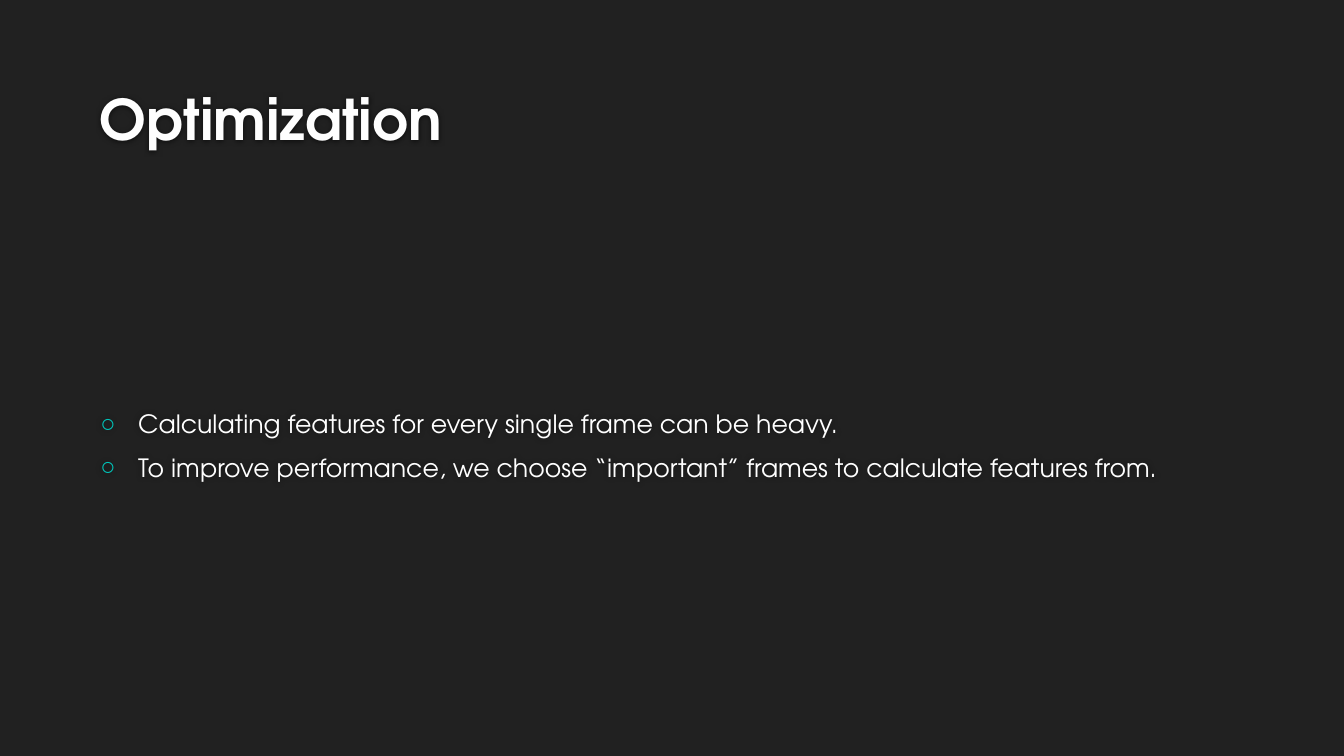
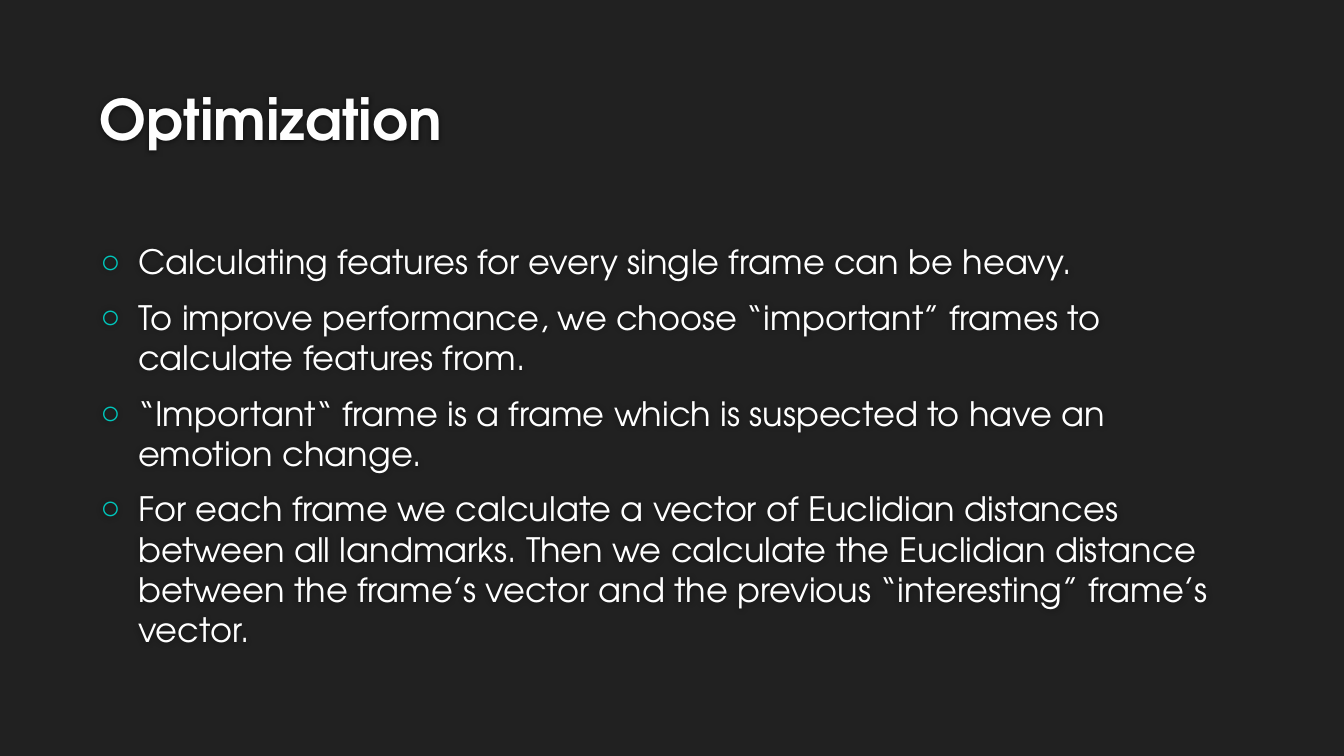
Before and after one commit to ChenEilon/ExpressionRecognition, a slide deck: slide 20 of Documents/Emotion Recognition.pptx (slide 18 before the commit). Drawn at 1344x756 pixels with LibreOffice and Linux fonts; fonts in the diff are those of the drawing; background and template pictures are left out. Boxes give left, top, right and bottom in pixels: in the first picture for what was removed or moved away, otherwise in the second. Text is boxed around its words. In the diff, an @@ line names an element or a change of style, - is before the commit and + after.

```diff
--- a/Documents/Emotion Recognition.pptx
+++ b/Documents/Emotion Recognition.pptx
@@ text at box(138, 248, 1101, 371): size 18 to 24 pt in "Calculating features for every single frame can ...", "To improve performance, we choose “important” frames ..."; more space between paragraphs @@
@@ text at box(138, 401, 1207, 643): paragraphs added @@
+○ “Important“ frame is a frame which is suspected to have an emotion change.
+○ For each frame we calculate a vector of Euclidian distances between all landmarks. Then we calculate the Euclidian distance between the frame’s vector and the previous “interesting” frame’s vector.
```
Also in this commit, not shown: 15 other slides changed, 3 slides added, 1 slide removed, 3 other files.
